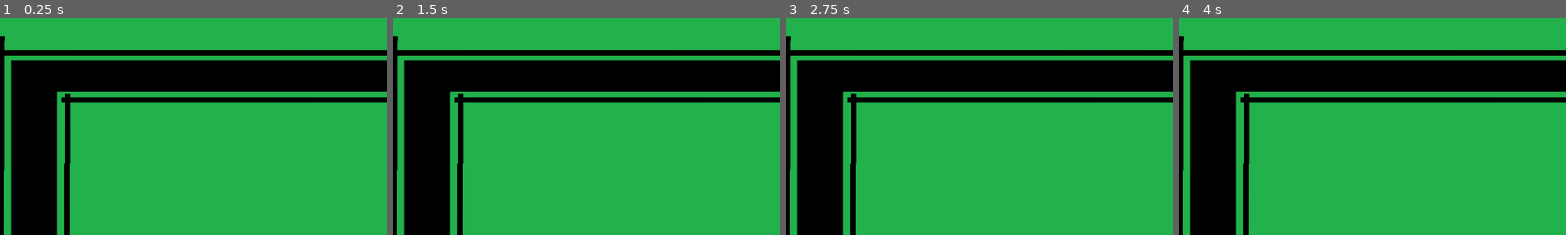
Above: before the commit, frames 1-4 (left to right).
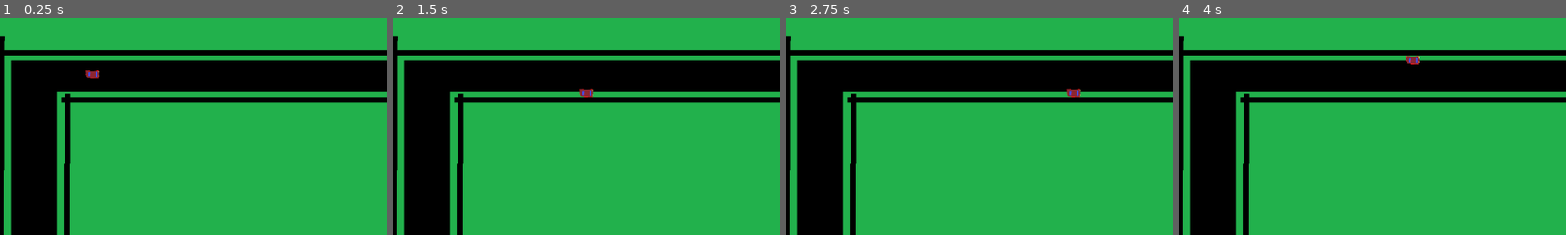
Above: after the commit, the same moments.

Repository: pazhersh/CarPull
Game: Godot game, scene res://scenes/main.tscn
Same seed, same stepped clock (60 frames per second), same inputs: the game is played once before the commit and once after it.
Inputs:
- Up to frame 1 (0.25 s): no input
- Up to frame 2 (1.5 s): tap Enter at 0.5 s; hold D (right, bound only after the commit) 0.53-1.28 s; hold S (down, bound only after the commit) from 1.28 s (still down)
- Up to frame 3 (2.75 s): tap Space at 2 s; release S (down, bound only after the commit) at 2.03 s; hold D (right, bound only after the commit) from 2.03 s (still down)
- Up to frame 4 (4 s): release D (right, bound only after the commit) at 2.78 s; hold W (up, bound only after the commit) 2.78-3.53 s; tap Enter at 3.5 s; hold A (left, bound only after the commit) from 3.53 s (still down)
The pictures show only the part of the screen within x 8-57%, y 0-50%; the shares and areas given below are measured in that part.

The runs differ from the first frame. In frame 1, 0.1% of the frame differs, in the area x 22-26%, y 24-29%; in frame 2, 0.1%; in frame 3, 0.1%; in frame 4, 0.1%.

Commit message:
Collision

Diff:
--- a/project.godot
+++ b/project.godot
@@ -15,6 +15,29 @@
 config/features=PackedStringArray("4.1", "GL Compatibility")
 config/icon="res://icon.svg"
 
+[input]
+
+up={
+"deadzone": 0.5,
+"events": [Object(InputEventKey,"resource_local_to_scene":false,"resource_name":"","device":-1,"window_id":0,"alt_pressed":false,"shift_pressed":false,"ctrl_pressed":false,"meta_pressed":false,"pressed":false,"keycode":0,"physical_keycode":87,"key_label":0,"unicode":119,"echo":false,"script":null)
+]
+}
+down={
+"deadzone": 0.5,
+"events": [Object(InputEventKey,"resource_local_to_scene":false,"resource_name":"","device":-1,"window_id":0,"alt_pressed":false,"shift_pressed":false,"ctrl_pressed":false,"meta_pressed":false,"pressed":false,"keycode":0,"physical_keycode":83,"key_label":0,"unicode":115,"echo":false,"script":null)
+]
+}
+left={
+"deadzone": 0.5,
+"events": [Object(InputEventKey,"resource_local_to_scene":false,"resource_name":"","device":-1,"window_id":0,"alt_pressed":false,"shift_pressed":false,"ctrl_pressed":false,"meta_pressed":false,"pressed":false,"keycode":0,"physical_keycode":65,"key_label":0,"unicode":97,"echo":false,"script":null)
+]
+}
+right={
+"deadzone": 0.5,
+"events": [Object(InputEventKey,"resource_local_to_scene":false,"resource_name":"","device":-1,"window_id":0,"alt_pressed":false,"shift_pressed":false,"ctrl_pressed":false,"meta_pressed":false,"pressed":false,"keycode":0,"physical_keycode":68,"key_label":0,"unicode":100,"echo":false,"script":null)
+]
+}
+
 [rendering]
 
 renderer/rendering_method="gl_compatibility"
--- a/scenes/main.tscn
+++ b/scenes/main.tscn
@@ -1,7 +1,12 @@
-[gd_scene load_steps=3 format=3 uid="uid://t7us3pgenqs8"]
+[gd_scene load_steps=6 format=3 uid="uid://t7us3pgenqs8"]
 
 [ext_resource type="Texture2D" uid="uid://rd4uwxtapgvc" path="res://assets/basic-track-1.png" id="1_jmwwq"]
 [ext_resource type="Texture2D" uid="uid://ddkyeckf7jcap" path="res://assets/track-edge-1.png" id="2_as2hv"]
+[ext_resource type="Texture2D" uid="uid://bo252o0ir8t6u" path="res://assets/car 1.png" id="3_c17p3"]
+[ext_resource type="Script" path="res://scripts/basic-moveable.gd" id="3_fyo0b"]
+
+[sub_resource type="RectangleShape2D" id="RectangleShape2D_rxctr"]
+size = Vector2(20, 21.7163)
 
 [node name="Node2D" type="Node2D"]
 
@@ -12,70 +17,119 @@
 
 [node name="TrackEdges" type="CanvasGroup" parent="."]
 
-[node name="TopOuter" type="Sprite2D" parent="TrackEdges"]
+[node name="TopOuter" type="StaticBody2D" parent="TrackEdges"]
+
+[node name="Sprite" type="Sprite2D" parent="TrackEdges/TopOuter"]
 position = Vector2(582, 52)
 scale = Vector2(32.16, 1)
 texture = ExtResource("2_as2hv")
 
 [node name="CollisionPolygon2D" type="CollisionPolygon2D" parent="TrackEdges/TopOuter"]
+position = Vector2(582, 52)
+scale = Vector2(32.16, 1)
 polygon = PackedVector2Array(16, 4, -16, 4, -16, -4, 16, -4)
 
-[node name="TopInner" type="Sprite2D" parent="TrackEdges"]
+[node name="TopInner" type="StaticBody2D" parent="TrackEdges"]
+
+[node name="Sprite" type="Sprite2D" parent="TrackEdges/TopInner"]
 position = Vector2(582, 122)
 scale = Vector2(25.28, 1)
 texture = ExtResource("2_as2hv")
 
 [node name="CollisionPolygon2D" type="CollisionPolygon2D" parent="TrackEdges/TopInner"]
+position = Vector2(582, 122)
+scale = Vector2(25.28, 1)
 polygon = PackedVector2Array(16, 4, -16, 4, -16, -4, 16, -4)
 
-[node name="LeftOuter" type="Sprite2D" parent="TrackEdges"]
+[node name="LeftOuter" type="StaticBody2D" parent="TrackEdges"]
+
+[node name="Sprite" type="Sprite2D" parent="TrackEdges/LeftOuter"]
 position = Vector2(88, 324)
 rotation = 1.57597
 scale = Vector2(18.555, 1)
 texture = ExtResource("2_as2hv")
 
 [node name="CollisionPolygon2D" type="CollisionPolygon2D" parent="TrackEdges/LeftOuter"]
+position = Vector2(88, 324)
+rotation = 1.57597
+scale = Vector2(18.555, 1)
 polygon = PackedVector2Array(16, 4, -16, 4, -16, -4, 16, -4)
 
-[node name="LeftInner" type="Sprite2D" parent="TrackEdges"]
+[node name="LeftInner" type="StaticBody2D" parent="TrackEdges"]
+
+[node name="Sprite" type="Sprite2D" parent="TrackEdges/LeftInner"]
 position = Vector2(186, 314)
 rotation = 1.57597
 scale = Vector2(12.5503, 1)
 texture = ExtResource("2_as2hv")
 
 [node name="CollisionPolygon2D" type="CollisionPolygon2D" parent="TrackEdges/LeftInner"]
+position = Vector2(186, 314)
+rotation = 1.57597
+scale = Vector2(12.5503, 1)
 polygon = PackedVector2Array(16, 4, -16, 4, -16, -4, 16, -4)
 
-[node name="RightOuter" type="Sprite2D" parent="TrackEdges"]
+[node name="RightOuter" type="StaticBody2D" parent="TrackEdges"]
+
+[node name="Sprite" type="Sprite2D" parent="TrackEdges/RightOuter"]
 position = Vector2(1086, 322)
 rotation = 1.57597
 scale = Vector2(18.555, 1)
 texture = ExtResource("2_as2hv")
 
 [node name="CollisionPolygon2D" type="CollisionPolygon2D" parent="TrackEdges/RightOuter"]
+position = Vector2(1086, 322)
+rotation = 1.57597
+scale = Vector2(18.555, 1)
 polygon = PackedVector2Array(16, 4, -16, 4, -16, -4, 16, -4)
 
-[node name="RightInner" type="Sprite2D" parent="TrackEdges"]
+[node name="RightInner" type="StaticBody2D" parent="TrackEdges"]
+
+[node name="Sprite" type="Sprite2D" parent="TrackEdges/RightInner"]
 position = Vector2(990, 314)
 rotation = 1.57597
 scale = Vector2(12.5503, 1)
 texture = ExtResource("2_as2hv")
 
 [node name="CollisionPolygon2D" type="CollisionPolygon2D" parent="TrackEdges/RightInner"]
+position = Vector2(990, 314)
+rotation = 1.57597
+scale = Vector2(12.5503, 1)
 polygon = PackedVector2Array(16, 4, -16, 4, -16, -4, 16, -4)
 
-[node name="BottomOuter" type="Sprite2D" parent="TrackEdges"]
+[node name="BottomOuter" type="StaticBody2D" parent="TrackEdges"]
+
+[node name="Sprite" type="Sprite2D" parent="TrackEdges/BottomOuter"]
 position = Vector2(585, 605)
 scale = Vector2(32.16, 1)
 texture = ExtResource("2_as2hv")
 
 [node name="CollisionPolygon2D" type="CollisionPolygon2D" parent="TrackEdges/BottomOuter"]
+position = Vector2(585, 605)
+scale = Vector2(32.16, 1)
 polygon = PackedVector2Array(16, 4, -16, 4, -16, -4, 16, -4)
 
-[node name="BottomInner" type="Sprite2D" parent="TrackEdges"]
+[node name="BottomInner" type="StaticBody2D" parent="TrackEdges"]
+
+[node name="Sprite" type="Sprite2D" parent="TrackEdges/BottomInner"]
 position = Vector2(581, 508)
 scale = Vector2(25.28, 1)
 texture = ExtResource("2_as2hv")
 
 [node name="CollisionPolygon2D" type="CollisionPolygon2D" parent="TrackEdges/BottomInner"]
+position = Vector2(581, 508)
+scale = Vector2(25.28, 1)
 polygon = PackedVector2Array(16, 4, -16, 4, -16, -4, 16, -4)
+
+[node name="CharacterBody2D" type="CharacterBody2D" parent="."]
+script = ExtResource("3_fyo0b")
+
+[node name="Sprite2D" type="Sprite2D" parent="CharacterBody2D"]
+position = Vector2(224, 84)
+scale = Vector2(0.0299353, 0.0445433)
+texture = ExtResource("3_c17p3")
+
+[node name="CollisionShape2D" type="CollisionShape2D" parent="CharacterBody2D"]
+position = Vector2(224, 83.4873)
+scale = Vector2(1.00877, 0.597459)
+shape = SubResource("RectangleShape2D_rxctr")
--- /dev/null
+++ b/scripts/basic-moveable.gd
@@ -0,0 +1,28 @@
+extends CharacterBody2D
+
+var direction: Vector2;
+
+
+func read_input():
+	velocity = Vector2();
+
+	if Input.is_action_pressed("up"):
+		velocity.y -=1
+
+	if Input.is_action_pressed("down"):
+		velocity.y +=1
+
+	if Input.is_action_pressed("left"):
+		velocity.x -=1
+
+	if Input.is_action_pressed("right"):
+		velocity.x +=1
+
+	velocity = velocity.normalized();
+
+	velocity *= 200;
+
+	move_and_slide();
+
+func _physics_process(delta):
+	read_input();
